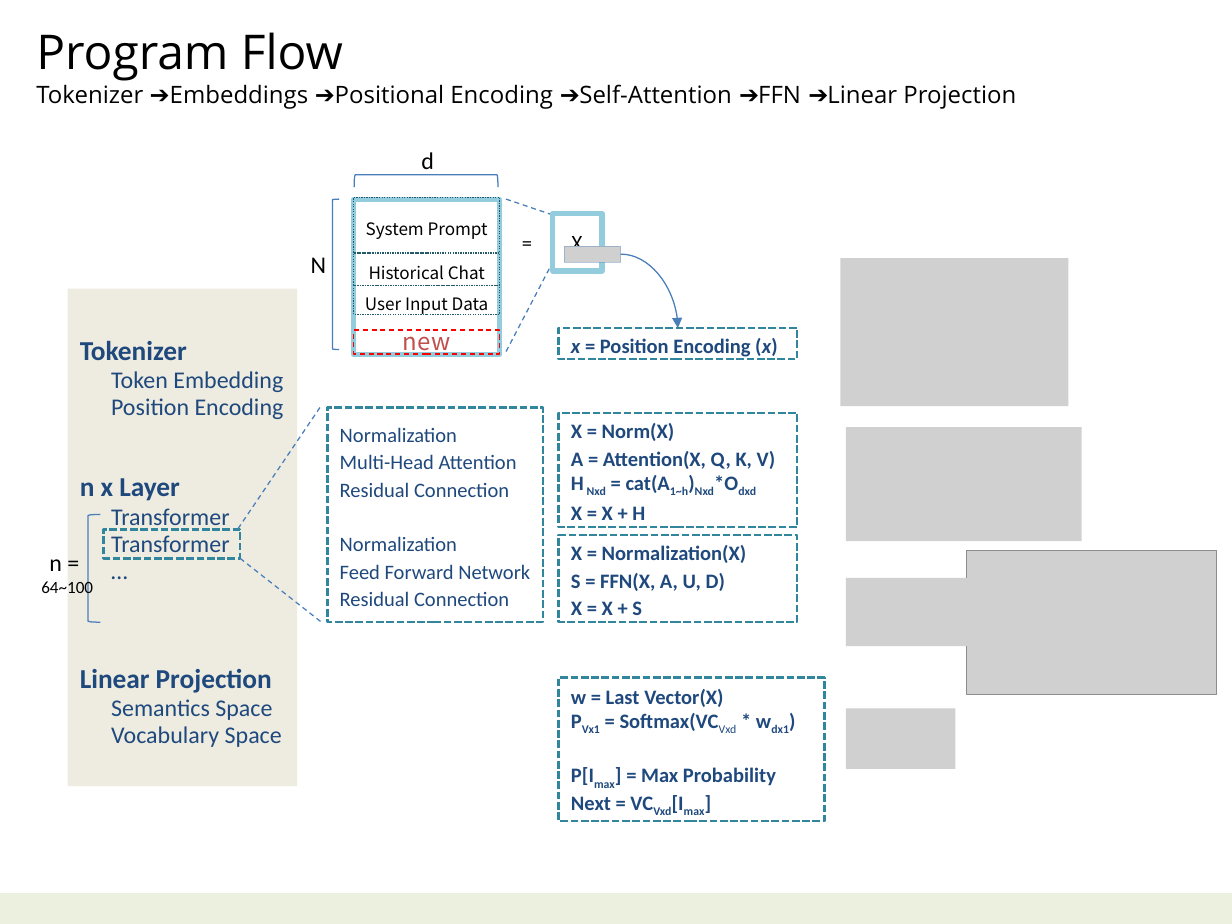
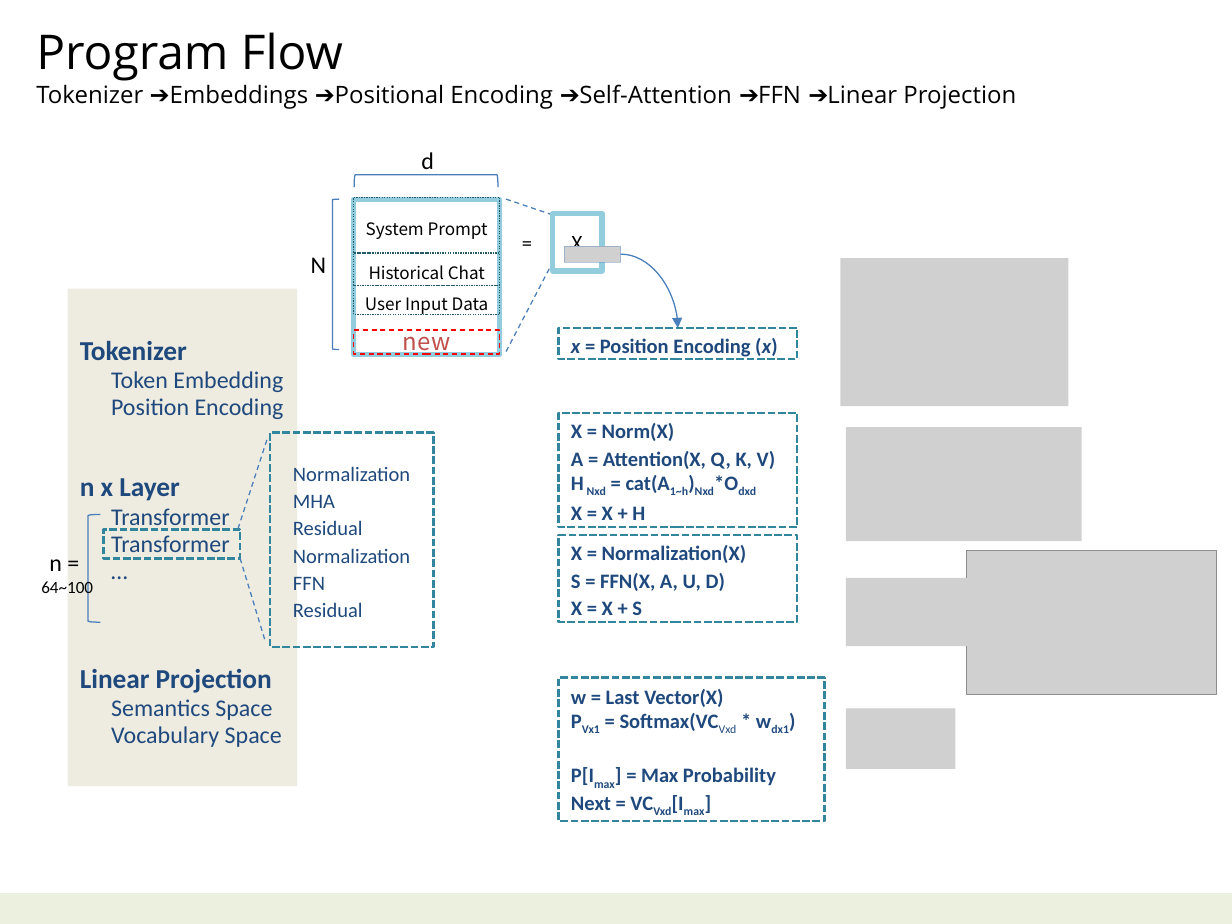
Before and after one commit to navibator/crazy-ai, a slide deck: slide 8 of ai-gemma.pptx. Drawn at 1232x924 pixels with LibreOffice and Linux fonts; fonts in the diff are those of the drawing; grey boxes stand for pictures. Boxes give left, top, right and bottom in pixels: in the first picture for what was removed or moved away, otherwise in the second. Text is boxed around its words. In the diff, an @@ line names an element or a change of style, - is before the commit and + after.

Commit message:
update

```diff
--- a/ai-gemma.pptx
+++ b/ai-gemma.pptx
@@ line moved from (238, 529) - (322, 405) to (238, 529) - (267, 437) @@
@@ rectangle "Normalization": place and size @@
-rectangle "Normalization" at bbox=[328, 408, 543, 622]
+rectangle "Normalization" at bbox=[270, 432, 434, 647]
@@ text in rectangle at bbox=[293, 494, 363, 535]: text changed @@
-  Multi-Head Attention
-  Residual Connection
+  MHA
+  Residual
@@ line moved from (240, 558) - (322, 622) to (240, 558) - (265, 642) @@
@@ text in rectangle at bbox=[293, 576, 363, 617]: text changed @@
-  Feed Forward Network
-  Residual Connection
+  FFN
+  Residual
```
Also in this commit, not shown: 1 slide added.
